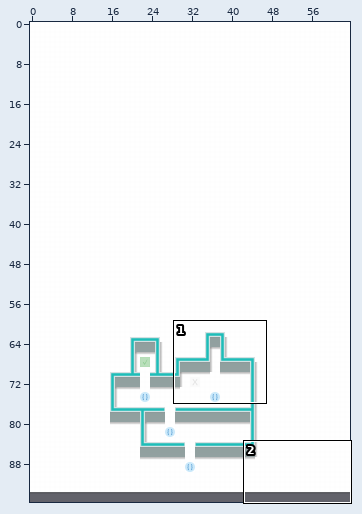
A Tiled map (JSON) gets an edit: assets/levels/demoLevel.json. Above: a wide view before the commit, with the close-up outlined.
Close-up. First the earlier version:
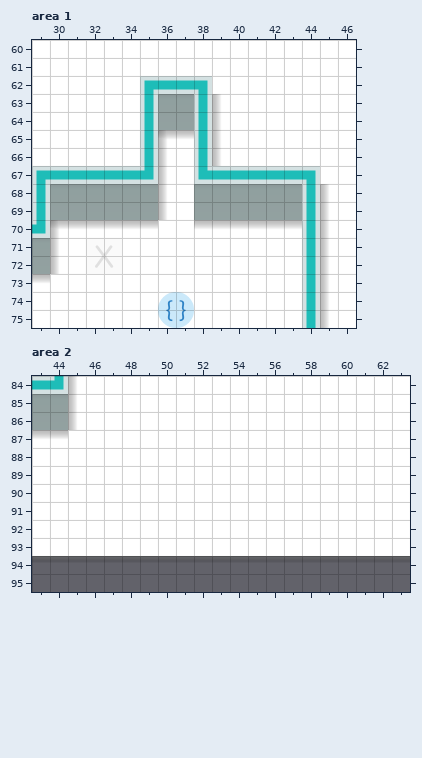
Cells are 64x64 px. Shown: area 1 x 29..46, y 60..75; area 2 x 43..63, y 84..95. The commit also changed other parts of the map, which this record leaves out.
Now the later version:
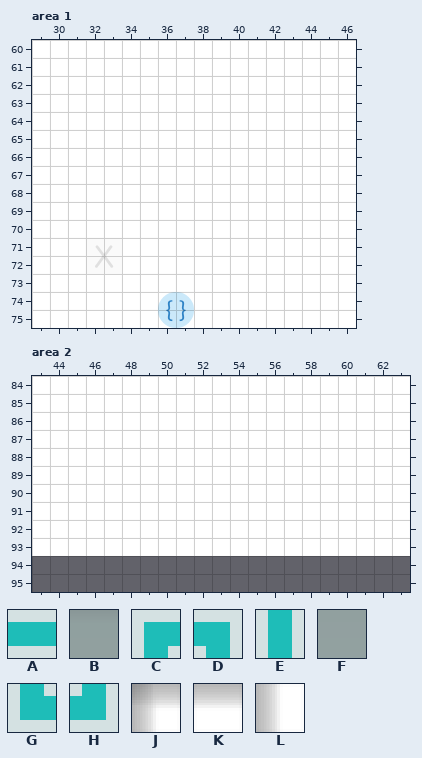
Key: from "tiles": A 3, B 13, C 15, D 16, E 22, F 23, G 25, H 26, J 32, K 33, L 44.
_ is an empty cell, . an unchanged one.
See-through tiles are keyed as they look on the map.
Edits made:
--- layer "upper" (now hidden), area 1
@@ x 29..45 @@
-62 ......CAAD.......
-63 ......EBBEL......
-64 ......EFFEL......
-65 ......EJKEL......
-66 ......EL.EL......
-67 CAAAAAHL.GAAAAAD.
-68 EBBBBBBL.BBBBBBEL
-69 EFFFFFFL.FFFFFFEL
-70 HJKKKKK..KKKKKKEL
-71 BL.............EL
-72 FL.............EL
-73 K..............EL
-74 ...............EL
-75 ...............EL
+62 ......____.......
+63 ......_____......
+64 ......_____......
+65 ......_____......
+66 ......__.__......
+67 ________._______.
+68 ________.________
+69 ________.________
+70 _______..________
+71 __.............__
+72 __.............__
+73 _..............__
+74 ...............__
+75 ...............__
--- layer "upper" (now hidden), area 2
@@ x 43..45 @@
-84 AHL
-85 BBL
-86 FFL
-87 KK.
+84 ___
+85 ___
+86 ___
+87 __.
Boxes around the changes in both close-ups, in picture pixels (x1, y1, x2, y2):
removed: (32, 76, 329, 328)
removed: (32, 376, 77, 439)
